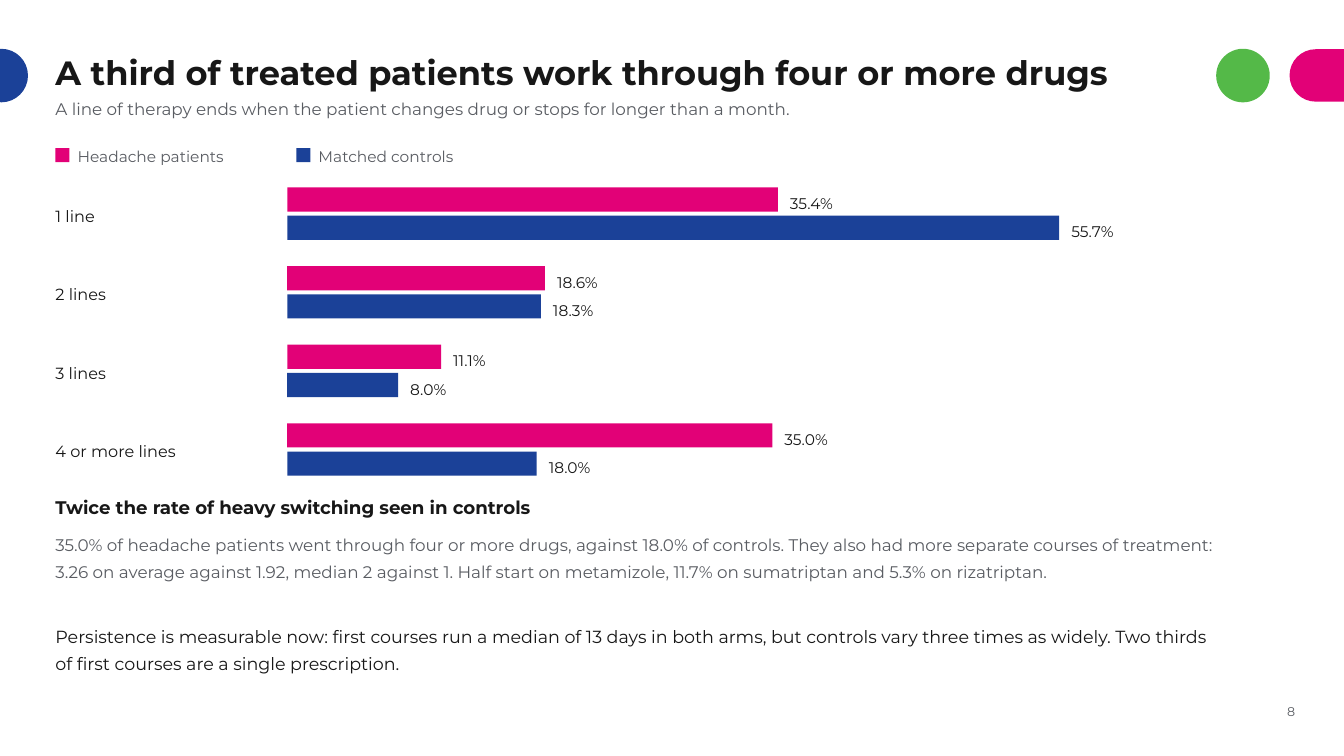
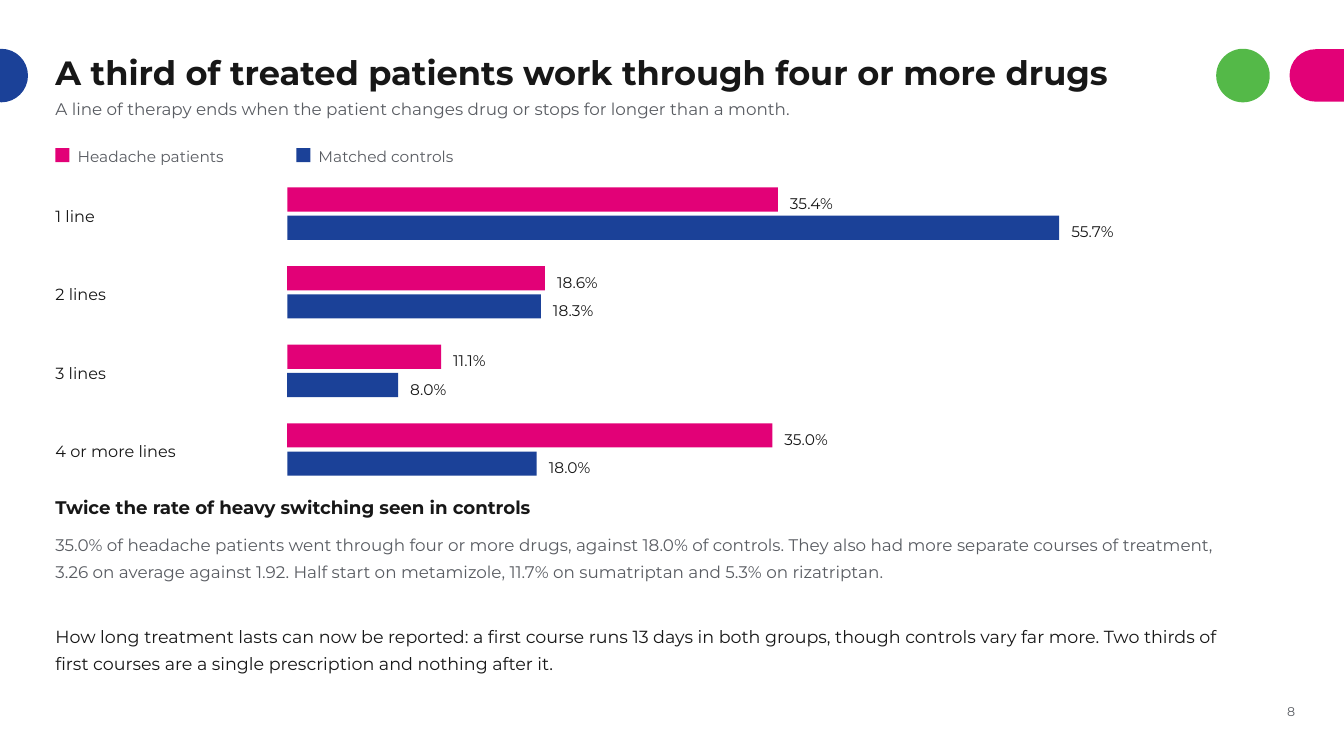
Before and after one commit to rj-irvine/de-migraine, a slide deck: slide 9 of documents/DE_Migraine_Treatment_Patterns_Summary.pptx. Drawn at 1344x756 pixels with LibreOffice and Linux fonts; fonts in the diff are those of the drawing. Boxes give left, top, right and bottom in pixels: in the first picture for what was removed or moved away, otherwise in the second. Text is boxed around its words. In the diff, an @@ line names an element or a change of style, - is before the commit and + after.

```diff
--- a/documents/DE_Migraine_Treatment_Patterns_Summary.pptx
+++ b/documents/DE_Migraine_Treatment_Patterns_Summary.pptx
@@ text at (x1=55, y1=538, x2=1213, y2=582): text changed @@
-35.0% of headache patients went through four or more drugs, against 18.0% of controls. They also had more separate courses of treatment: 3.26 on average against 1.92, median 2 against 1. Half start on metamizole, 11.7% on sumatriptan and 5.3% on rizatriptan.
+35.0% of headache patients went through four or more drugs, against 18.0% of controls. They also had more separate courses of treatment, 3.26 on average against 1.92. Half start on metamizole, 11.7% on sumatriptan and 5.3% on rizatriptan.
@@ text at (x1=55, y1=630, x2=1216, y2=674): text changed @@
-Persistence is measurable now: first courses run a median of 13 days in both arms, but controls vary three times as widely. Two thirds of first courses are a single prescription.
+How long treatment lasts can now be reported: a first course runs 13 days in both groups, though controls vary far more. Two thirds of first courses are a single prescription and nothing after it.
```
Also in this commit, not shown: 3 other slides changed, 2 other files.
